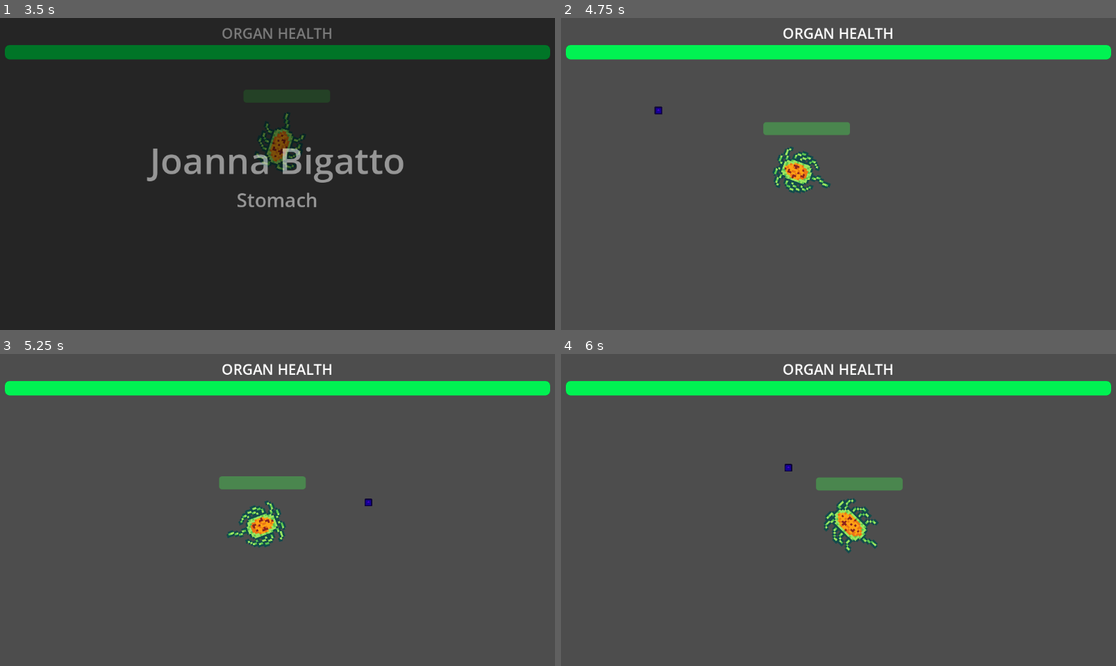
Above: before the commit, frames 1-4 (two rows, left to right).
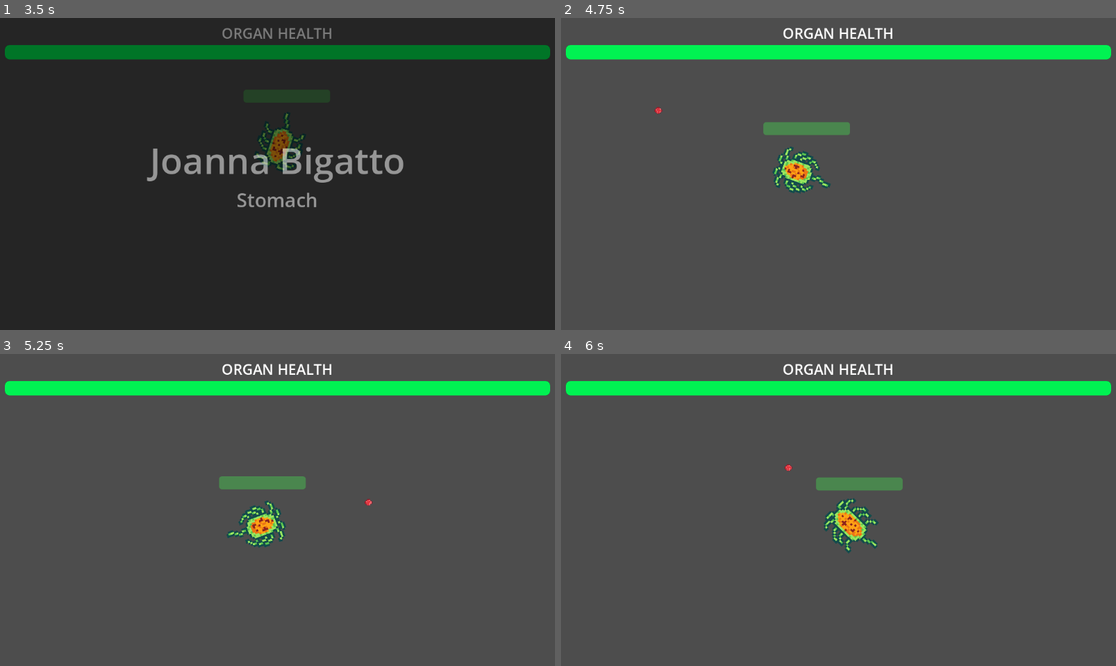
Above: after the commit, the same moments.

Repository: bgalerani94/godot-wild-jam-83
Game: Godot game, scene res://Prototypes/Scenes/test_scene.tscn
Two runs of this game, one before a commit and one after it. Both use one fixed random seed, a clock stepped at 60 frames per second and the inputs below. The engine's default icon, where the game draws it, is replaced by a stand-in: a white triangle on a blue panel in a dark square.
Inputs (mouse positions are in pixels of both pictures, inside the frame that each line leads up to):
- Up to frame 1 (3.5 s): tap Enter (ui_accept) at 0.5, 0.77, 1.25, 1.52, 2, 2.75, 3.02 s; move the mouse to (399, 158) at 0.52 s; press the mouse at (399, 158) at 0.53 s; hold D (move_right) 0.53-1.28 s; move the mouse to (166, 189) at 1.27 s; release the mouse at (166, 189) at 1.28 s; hold S (move_down) 1.28-2.03 s; click (166, 189) at 1.35 s; move the mouse to (333, 105) at 2.02 s; press the mouse at (333, 105) at 2.03 s; hold D (move_right) 2.03-2.78 s; move the mouse to (249, 236) at 2.77 s; release the mouse at (249, 236) at 2.78 s; hold W (move_up) from 2.78 s (still down); click (249, 236) at 2.85 s
- Up to frame 2 (4.75 s): move the mouse to (1005, 220) at 3.52 s; release W (move_up) at 3.53 s; press the mouse at (1005, 220) at 3.53 s; hold A (move_left) from 3.53 s (still down); tap Enter (ui_accept) at 3.77, 4.52 s; move the mouse to (672, 127) at 4.27 s; release the mouse at (672, 127) at 4.28 s; click (672, 127) at 4.35 s
- Up to frame 3 (5.25 s): move the mouse to (305, 510) at 5.02 s; release A (move_left) at 5.03 s; press the mouse at (305, 510) at 5.03 s; hold S (move_down) from 5.03 s (still down)
- Up to frame 4 (6 s): move the mouse to (755, 432) at 5.77 s; release S (move_down) at 5.78 s; release the mouse at (755, 432) at 5.78 s; hold D (move_right) from 5.78 s (still down); click (755, 432) at 5.85 s

Frame 1 is identical in both runs. In frame 2, less than 0.1% of the frame differs, in the area x 16-19%, y 28-31%; in frame 3, less than 0.1%; in frame 4, less than 0.1%.

Commit message:
changed bullet sprite and collision shape

Diff:
--- a/Bullets/Scenes/bullet.tscn
+++ b/Bullets/Scenes/bullet.tscn
@@ -1,14 +1,14 @@
 [gd_scene load_steps=6 format=3 uid="uid://bbdnb2eijfh6r"]
 
-[ext_resource type="Texture2D" uid="uid://doyano5al7886" path="res://icon.svg" id="1_jdso1"]
 [ext_resource type="Script" uid="uid://ckj3p5w0d5x5t" path="res://Bullets/Scripts/bullet_node.gd" id="1_ltomt"]
 [ext_resource type="Script" uid="uid://bcti0o7ooymjx" path="res://Bullets/Scripts/bullet_area_2d.gd" id="2_0u3wh"]
+[ext_resource type="Texture2D" uid="uid://blwqpp5br7203" path="res://Assets/Bullet.png" id="2_ltomt"]
 
-[sub_resource type="RectangleShape2D" id="RectangleShape2D_0u3wh"]
-size = Vector2(16, 16)
+[sub_resource type="CircleShape2D" id="CircleShape2D_m52kq"]
+radius = 8.0
 
-[sub_resource type="RectangleShape2D" id="RectangleShape2D_ltomt"]
-size = Vector2(16, 16)
+[sub_resource type="CircleShape2D" id="CircleShape2D_2bhta"]
+radius = 8.0
 
 [node name="Bullet" type="RigidBody2D"]
 collision_mask = 2
@@ -17,12 +17,12 @@
 script = ExtResource("1_ltomt")
 
 [node name="Sprite2D" type="Sprite2D" parent="."]
-modulate = Color(0.283456, 0.000471489, 0.786222, 1)
-scale = Vector2(0.125, 0.125)
-texture = ExtResource("1_jdso1")
+texture_filter = 1
+scale = Vector2(1.55556, 1.55556)
+texture = ExtResource("2_ltomt")
 
 [node name="CollisionShape2D" type="CollisionShape2D" parent="."]
-shape = SubResource("RectangleShape2D_0u3wh")
+shape = SubResource("CircleShape2D_m52kq")
 disabled = true
 
 [node name="Area2D" type="Area2D" parent="."]
@@ -31,7 +31,7 @@
 script = ExtResource("2_0u3wh")
 
 [node name="CollisionShape2D" type="CollisionShape2D" parent="Area2D"]
-shape = SubResource("RectangleShape2D_ltomt")
+shape = SubResource("CircleShape2D_2bhta")
 
 [connection signal="area_shape_entered" from="Area2D" to="Area2D" method="_on_area_shape_entered"]
 [connection signal="body_entered" from="Area2D" to="Area2D" method="_on_body_entered"]
